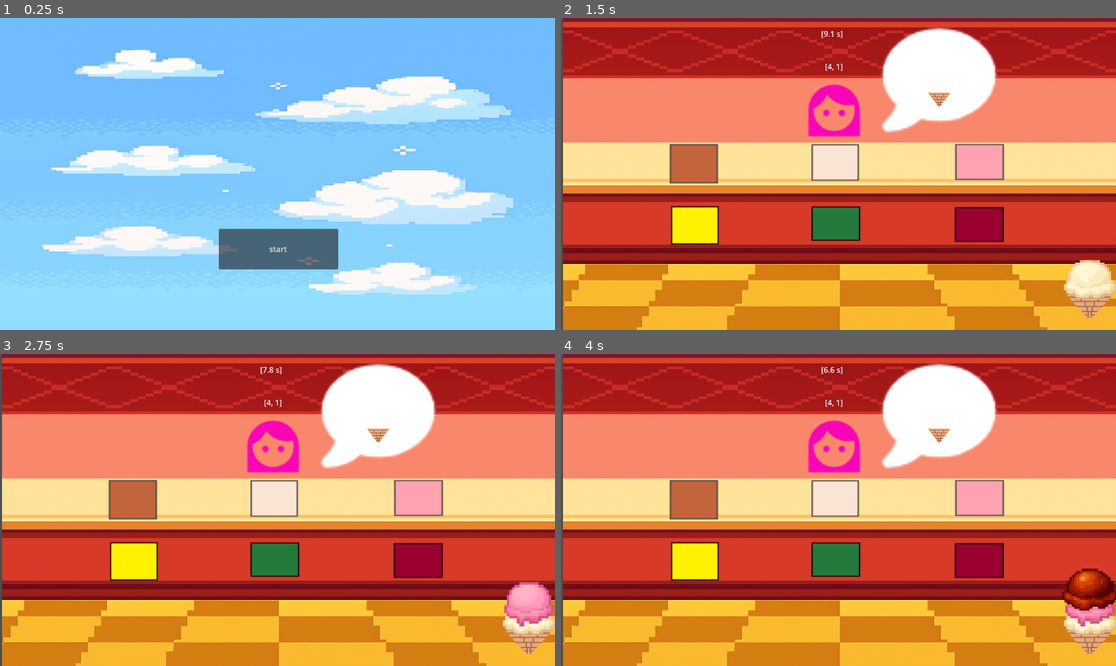
Above: before the commit, frames 1-4 (two rows, left to right).
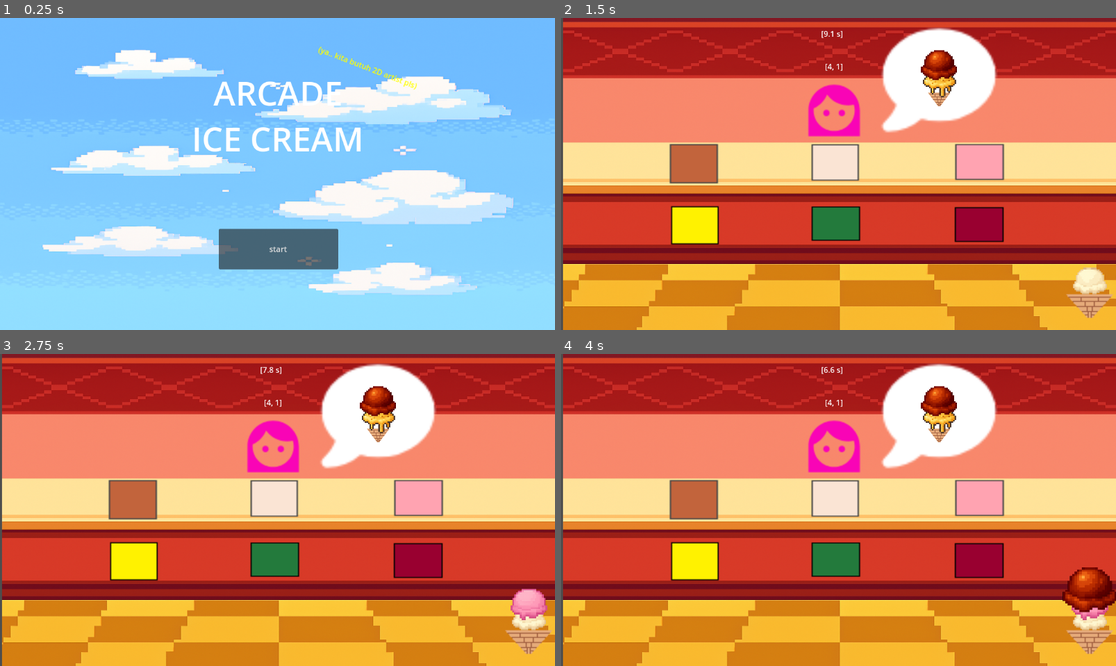
Above: after the commit, the same moments.

Repository: adamsutan/ice_cream_arcade
Game: Godot game, scene res://main_menu.tscn
Two runs of this game, one before a commit and one after it. Both use one fixed random seed, a clock stepped at 60 frames per second and the inputs below.
Inputs (mouse positions are in pixels of both pictures, inside the frame that each line leads up to):
- Up to frame 1 (0.25 s): no input
- Up to frame 2 (1.5 s): click "start" at 0.5 s; click (832, 161) at 1.25 s
- Up to frame 3 (2.75 s): click (416, 497) at 2 s
- Up to frame 4 (4 s): click (694, 500) at 2.75 s; click (694, 559) at 3.5 s

The runs differ from the first frame. In frame 1, 1.9% of the frame differs, in the area x 35-76%, y 9-43%; in frame 2, 1.3%; in frame 3, 1.6%; in frame 4, 1.5%.

Commit message:
core gameplay loop. done

Diff:
--- a/banana_scoop.tscn
+++ b/banana_scoop.tscn
@@ -4,5 +4,5 @@
 
 [node name="banana_scoop" type="Sprite2D"]
 position = Vector2(1075.5, 552.75)
-scale = Vector2(0.15722652, 0.13525394)
+scale = Vector2(0.15, 0.15)
 texture = ExtResource("1_u3pq8")
--- a/chocolate_scoop.tscn
+++ b/chocolate_scoop.tscn
@@ -4,5 +4,5 @@
 
 [node name="chocolate scoop" type="Sprite2D"]
 position = Vector2(1061.9999, 494)
-scale = Vector2(0.1545899, 0.1397786)
+scale = Vector2(0.15, 0.15)
 texture = ExtResource("1_2viet")
--- a/game.gd
+++ b/game.gd
@@ -20,27 +20,24 @@
 
 # Path (relative to this node) to the node that should contain order scoops.
 # Sesuaikan kalau struktur scene root-mu beda. Default sesuai screenshotmu.
-@export var order_scoops_rel_path: String = "OrderDisplay/border_scoops"
+@export var order_scoops_rel_path: String = "OrderDisplay/order_scoops"
 
 # Visual tweaks untuk order display (Inspector-friendly)
-@export var order_scoop_scale: Vector2 = Vector2(0.6, 0.6)
-@export var order_scoop_spacing: float = -14.0
+@export var order_scoop_scale: Vector2 = Vector2(0.1, 0.1)
+@export var order_scoop_spacing = -30.0
 
 var current_customer = null
 var scoop_count = 0
-var scoop_spacing = -30
-
-# Mapping kode rasa -> PackedScene (dibangun di _ready dari exported vars)
+var scoop_spacing: float = -30.0
+
 var scoop_map: Dictionary = {}
 
-# available scoop codes (dipakai untuk generate order)
 var avail_scoops: Array = []
 
 var order: Array = []
 var serve: Array = []
 
 func _ready() -> void:
-    # bangun mapping kode -> scene (kamu bisa ubah kode sesuai kebutuhan)
     scoop_map = {
         1: chocolate_scene,
         2: vanilla_scene,
@@ -49,26 +46,21 @@
         5: green_tea_scene,
         6: red_velvet_scene
     }
-    # avail_scoops adalah daftar key dari scoop_map, dipakai untuk generate_order
     avail_scoops = scoop_map.keys()
     randomize()
 
     generate_order()
     spawn_customer()
-    # tampilkan order di bubble awal
     display_order_in_bubble(order)
 
 func _process(_delta: float) -> void:
-    # Timer display
     if timer.is_stopped():
         time_label.text = "[0.0 s]"
     else:
         time_label.text = "[%.1f s]" % timer.time_left
 
-    # debug text tetap ada (boleh dihapus)
     order_debug.text = str(order)
 
-    # urutan harus sama -> langsung bandingkan array
     if serve == order and serve.size() > 0:
         on_serve_match()
 
@@ -89,7 +81,6 @@
         c.queue_free()
     current_customer = null
 
-    # clear order bubble then generate new order + spawn
     clear_order_bubble()
     generate_order()
     spawn_customer()
@@ -102,7 +93,6 @@
     else:
         current_customer = female_customer_scene.instantiate()
     customer_position.add_child(current_customer)
-    # Jika customer memiliki metode generate_order sendiri, bisa dipanggil di sini
 
 func generate_order():
     var max_scoop = 3
@@ -136,8 +126,6 @@
         return
     add_scoop_by_scene(scene)
 
-# ----- UPDATED: tampilkan order di node OrderDisplay/bubble/cone/order_scoops -----
-# Karena struktur scene-mu menempatkan OrderDisplay di root, fungsi ini mencari node
 # dari root script (get_node_or_null(order_scoops_rel_path)) dan menambahkan scoop preview.
 func display_order_in_bubble(order_arr: Array) -> void:
     var container: Node = get_node_or_null(order_scoops_rel_path)
@@ -155,16 +143,19 @@
         var scene = scoop_map.get(code, null)
         if scene == null:
             continue
-        var inst = scene.instantiate()
-        # set tweak visual: skala kecil agar muat di bubble
-        inst.scale = order_scoop_scale
+        var ordered_scoops_texture = scene.instantiate()
+        # ini jadi initiate child baru di dalam order_scoops
+        ordered_scoops_texture.scale = order_scoop_scale
+        # ini biar... ohh scaling texture scoop es krim nya biar es krim muat di texture bubble order
         # posisi relatif terhadap container; letakkan agar tumpukan terlihat di atas cone
-        # index 0 -> scoop paling atas, jadi pos Y = spacing * (n - 1 - i)
-        inst.position = Vector2(0, order_scoop_spacing * (n - 1 - i))
+        # index 0 -> scoop paling bawah, jadi pos Y = spacing * i
+        ordered_scoops_texture.position = Vector2(0, order_scoop_spacing * i)
         # atur z_index supaya scoops yang lebih atas digambar di atas
-        if inst is Node2D:
-            inst.z_index = i
-        container.add_child(inst)
+        if ordered_scoops_texture is Node2D:
+            ordered_scoops_texture.z_index = i
+        container.add_child(ordered_scoops_texture)
+        #ini nambahin scoop terus terusan pokoknya aowkwkwkwk
+        #sumpahh ini function ribet batt anjirrr
 
 func clear_order_bubble() -> void:
     var container: Node = get_node_or_null(order_scoops_rel_path)
@@ -172,19 +163,6 @@
         return
     for child in container.get_children():
         child.queue_free()
-# -------------------------------------------------
-
-func _on_vanilla_pressed() -> void:
-    add_scoop_by_code(2)
-    serve.append(2)
-
-func _on_strawberry_pressed() -> void:
-    add_scoop_by_code(3)
-    serve.append(3)
-
-func _on_chocolate_pressed() -> void:
-    add_scoop_by_code(1)
-    serve.append(1)
 
 func _on_cone_pressed() -> void:
     for scoop in scoop_container.get_children():
@@ -197,6 +175,20 @@
 func _on_timer_timeout() -> void:
     get_tree().change_scene_to_file("res://game_over.tscn")
 
+# ------------------------------------------------- Tempat scoop2 (boring) --------------------------------#
+
+func _on_vanilla_pressed() -> void:
+    add_scoop_by_code(2)
+    serve.append(2)
+
+func _on_strawberry_pressed() -> void:
+    add_scoop_by_code(3)
+    serve.append(3)
+
+func _on_chocolate_pressed() -> void:
+    add_scoop_by_code(1)
+    serve.append(1)
+
 func _on_red_velvet_pressed() -> void:
     add_scoop_by_code(6)
     serve.append(6)
--- a/game_over.gd
+++ b/game_over.gd
@@ -1,5 +1,5 @@
 extends Control
 
 func _ready():
-	#await get_tree().create_timer(5.0).timeout
+	await get_tree().create_timer(5.0).timeout
 	get_tree().change_scene_to_file("res://main_menu.tscn")
--- a/green_tea_scoop.tscn
+++ b/green_tea_scoop.tscn
@@ -4,5 +4,5 @@
 
 [node name="green_tea_scoop" type="Sprite2D"]
 position = Vector2(1071, 540.5)
-scale = Vector2(0.17968759, 0.178711)
+scale = Vector2(0.15, 0.15)
 texture = ExtResource("1_vvxfj")
--- a/main_menu.tscn
+++ b/main_menu.tscn
@@ -32,4 +32,27 @@
 offset_bottom = 522.0
 text = "start"
 
+[node name="RichTextLabel" type="RichTextLabel" parent="."]
+layout_mode = 0
+offset_left = 378.0
+offset_top = 108.0
+offset_right = 776.0
+offset_bottom = 298.0
+theme_override_font_sizes/normal_font_size = 69
+text = "ARCADE ICE CREAM
+"
+fit_content = true
+horizontal_alignment = 1
+
+[node name="RichTextLabel2" type="RichTextLabel" parent="."]
+layout_mode = 0
+offset_left = 665.99994
+offset_top = 53.0
+offset_right = 895.99994
+offset_bottom = 108.0
+rotation = 0.36593312
+theme_override_colors/default_color = Color(1, 1, 0, 1)
+text = "(ya.. kita butuh 2D artist pls)"
+fit_content = true
+
 [connection signal="pressed" from="start" to="." method="_on_start_pressed"]
--- a/red_velvet_scoop.tscn
+++ b/red_velvet_scoop.tscn
@@ -4,5 +4,5 @@
 
 [node name="Node2D" type="Sprite2D"]
 position = Vector2(1087, 550.00006)
-scale = Vector2(0.1816406, 0.17236324)
+scale = Vector2(0.158, 0.15)
 texture = ExtResource("1_jlse6")
--- a/strawberry_scoop.tscn
+++ b/strawberry_scoop.tscn
@@ -4,5 +4,5 @@
 
 [node name="strawberry scoop" type="Sprite2D"]
 position = Vector2(1036, 457)
-scale = Vector2(0.2, 0.212)
+scale = Vector2(0.15, 0.15)
 texture = ExtResource("1_uat75")
--- a/vanilla_scoop.tscn
+++ b/vanilla_scoop.tscn
@@ -4,5 +4,5 @@
 
 [node name="vanilla scoop" type="Sprite2D"]
 position = Vector2(1059, 508)
-scale = Vector2(0.23095703, 0.2207438)
+scale = Vector2(0.15, 0.15)
 texture = ExtResource("1_lhwff")
